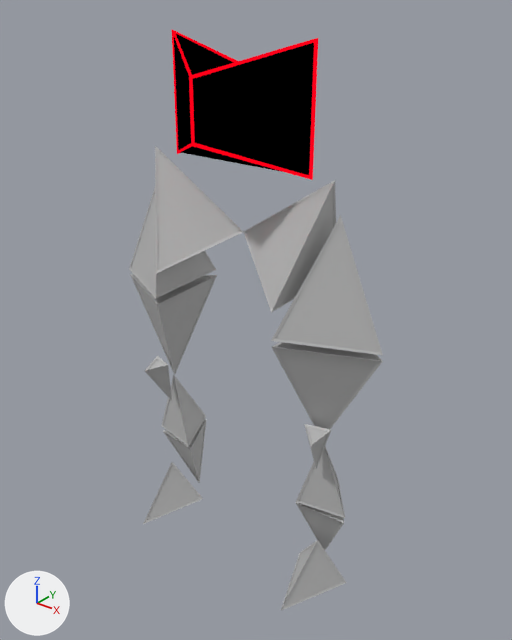
Before and after pictures for a commit that changed the Blender file Archivos 3D/Sin Terminar/DANI ENEMIGOS/ENEMIGO1/ENEMIGO1.blend.
Both versions are drawn from a 50 mm lens placed at (2.0, -2.4, 0.62), pointed at (0.06, 0.03, -0.89). The axes (+X, +Y, +Z) are drawn at lower left. The lights are the same throughout.

The scene before the commit, as lines of its bpy script (objects in view):
```python
mat_patas_enmei = principled_material('Patas Enmei')
mat_patas_enmei.base_color = (0.5, 0.5, 0.5)  # grey #bcbcbc
me_cono_002 = bpy.data.meshes.new('Cono.002')
me_cono_002.from_pydata(...)  # 280 vertices, 392 faces; spans x -1.56..8.03, y -1.05..11.96, z -5.37..1.12
me_cono_002.materials.append(mat_patas_enmei)  # grey #bcbcbc
me_cubo_001 = bpy.data.meshes.new('Cubo.001')
me_cubo_001.from_pydata(...)  # 48 vertices, 54 faces; spans x -1.05..1.03, y -1.04..1.04, z -1.03..1.05
me_cubo_001.materials.append(mat_balck_enemi)
ob_base = bpy.data.objects.new('Base', me_cubo_001)
ob_base.location = (-0.006, 0.0, 0.136)
ob_base.rotation_euler = (-1.577, -0.00569, -0.772)  # degrees (-90, -0.3, -44)
ob_base.scale = (0.262, 0.262, 0.262)
ob_cuerpo_003 = bpy.data.objects.new('Cuerpo.003', me_cono_002)
ob_cuerpo_003.location = (-0.475, -0.144, -2.188)
ob_cuerpo_003.rotation_euler = (1.867, -0.05, -0.0684)  # degrees (107, -2.9, -3.9)
ob_cuerpo_003.scale = (0.163, 0.163, 0.163)
```
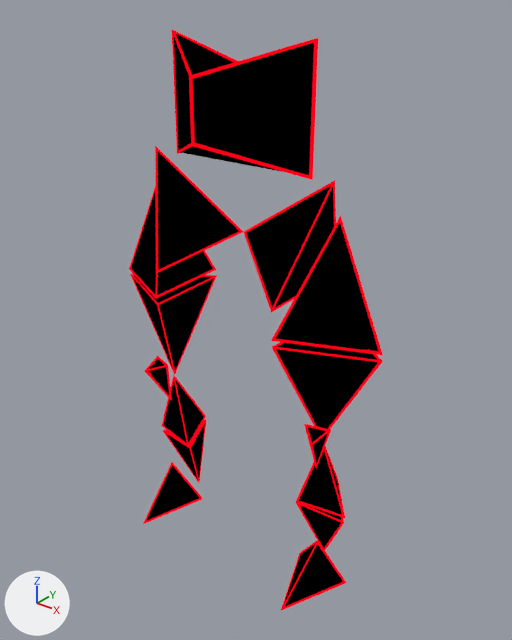
Commit message: ENEMIGO1
Enemigo 1 terminado

Location of each change, [x1, y1, x2, y2] in pixels of the pictures (512 x 640 px):
'Cuerpo.003', surface changed (grey to black): [129, 146, 383, 610] in both

What changed in the scene script:
```text
Add img_piernas:
    img_piernas = load_image('piernas ', '_unpacked/piernas_', 1024, 1024, 'sRGB')
Change mat_patas_enmei:
    remove n0 = _N.new('ShaderNodeBsdfPrincipled'); n0.name = 'BSDF Principista'
    remove n0.inputs[0].default_value = (0.5, 0.5, 0.5, 1.0)  # 'Base Color', grey #bcbcbc
    where n1 = _N.new('ShaderNodeOutputMaterial'); n1.name = 'Material'
    remove _L.new(n0.outputs[0], n1.inputs[0])  # 'BSDF' to 'Surface'
    add n2 = _N.new('ShaderNodeTexImage'); n2.name = 'Imagen'
    add n2.image = img_piernas
    add _L.new(n2.outputs[0], n1.inputs[0])  # 'Color' to 'Surface'
```
